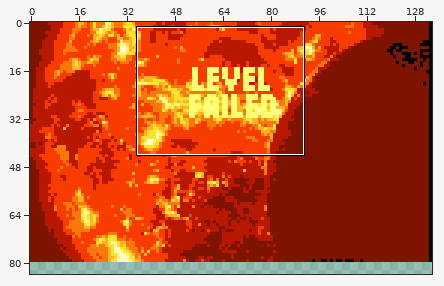
Edited in one commit: pixel-art file (assets/cutScenes/ase/game-over-earth-explodes.aseprite). The picture above shows the old version from afar; the outline marks the close-up.
Close-up. First the earlier version:
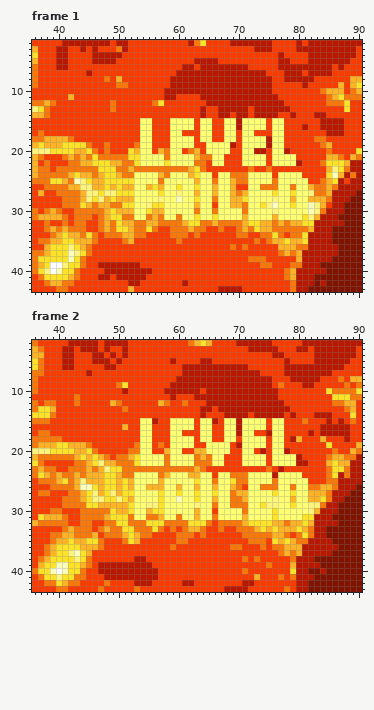
134x134 pixels, 40 frames. Colours within 5 levels of each other are drawn and written as one. Shown: frame 1: x 36..90, y 2..43; frame 2: x 36..90, y 2..43. The wide view leaves out empty margins. The commit also changed other frames or places, which this record leaves out.
New version:
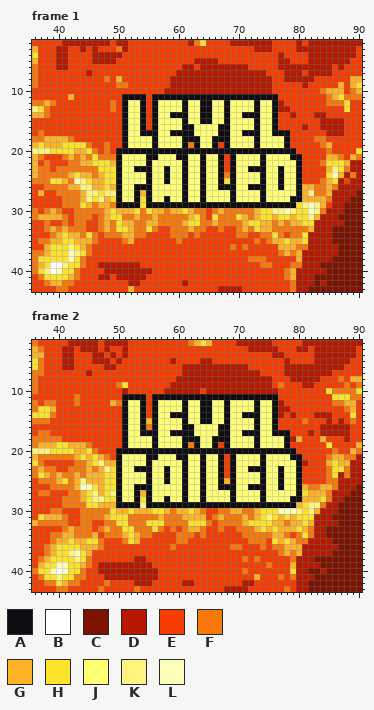
Palette (. is transparent): A #0f0d11  B #ffffff  C #7e1400  D #b81800  E #f83c00  F #f9780a  G #fdb325  H #fce229  J #ffff73  K #fef47d  L #fbfdba
The exact change:
Changed rows in their new state; - is an unchanged pixel.
Frame 1, layer "Layer 1":
first column x 50:
11 -AAAA-AAAAAAAAAAAAAAAAAAAAA-----
12 -AJJA-AJJJJAJJAAJJAJJJJAJJA-----
13 -AJJA-AJJJJAJJAAJJAJJJJAJJA-----
14 -AJJA-AJJAAAJJAAJJAJJAAAJJA-----
15 -AJJAEAJJ--A-JAAJJA-J--A-JAE----
16 -AJJAEAJJ--AAJ--JAA-J--A-JAE----
17 -AJJAAAJJAAAAJ--JAA-JAAAJJAAA---
18 -AJJ--AJJ--AAA--AAA-J--A-J--A---
19 -AJJ--AJJ--AFAJ-AEAJJ--A-J--A---
20 AAAAAAAAAAAAAAAAAAAAAAAAAAAAAA--
21 AJJJ-AA-J-AA-JAJ-A-AJ---AJ---AA-
22 AJJJ-A--J--A-JAJ-A-AJ---AJ----A-
23 AJJAAAJJAJJAJJAJJA-AJJAAAJJAJJA-
24 AJJ--A-JA--AJJA-JAFAJJ--A-JA--A-
25 AJJ--A-JA--A-JA-JAHAJJ--A-JA--AE
26 AJJAAAJJ--JA-JA-JAAAJJAAAJJA-JAG
27 AJJAGA-J--JA-JA-J--AJJ--A-J--JAG
28 AJJAHA-JA-JA-JA-J--AJJ--A-J--AAG
29 AAAAHAAAAAAAAAAAAAAAAAAAAAAAAAHK
30 ---HF---FGGHG-FE-GFFF-FGHH-KLKHH
31 ---GF---FF-FG-FE-FFFH-FGHH-HHGH-
Frame 2, layer "Layer 1":
first column x 50:
11 -AAAA-AAAAAAAAAAAAAAAAAAAAA-----
12 -AJJA-AJJJJAJJAAJJAJJJJAJJA-----
13 -AJJA-AJJJJAJJAAJJAJJJJAJJA-----
14 -AJJA-AJJAAAJJAAJJAJJAAAJJA-----
15 -AJJAGAJJ--A-JAAJJA-J--A-JAE----
16 -AJJAFAJJ--AAJ--JAA-J--A-JAE----
17 -AJJAAAJJAAAAJ--JAA-JAAAJJAAA---
18 -AJJ--AJJ--AAA--AAA-J--A-J--A---
19 -AJJ--AJJ--AFAJ-AEAJJ--A-J--A---
20 AAAAAAAAAAAAAAAAAAAAAAAAAAAAAA--
21 AJJJ-AA-J-AA-JAJ-A-AJ---AJ---AA-
22 AJJJ-A--J--A-JAJ-A-AJ---AJ----A-
23 AJJAAAJJAJJAJJAJJA-AJJAAAJJAJJA-
24 AJJ--A-JA--AJJA-JAEAJJ--A-JA--A-
25 AJJ--A-JA--A-JA-JAGAJJ--A-JA--AE
26 AJJAAAJJ--JA-JA-JAAAJJAAAJJA-JAG
27 AJJAGA-J--JA-JA-J--AJJ--A-J--JAH
28 AJJAHA-JA-JA-JA-J--AJJ--A-J--AAG
29 AAAAKAAAAAAAAAAAAAAAAAAAAAAAAAGH
30 ---GG---GFGGH-FE-FFGG-FGHH-LLLKH
31 ---FF---FF-GG-GE-GFFF-FGHK-GHGH-
Pixel boxes of the changes (left, top, right, bottom) in both close-ups:
changed: (116, 94, 308, 220)
changed: (116, 394, 308, 520)
